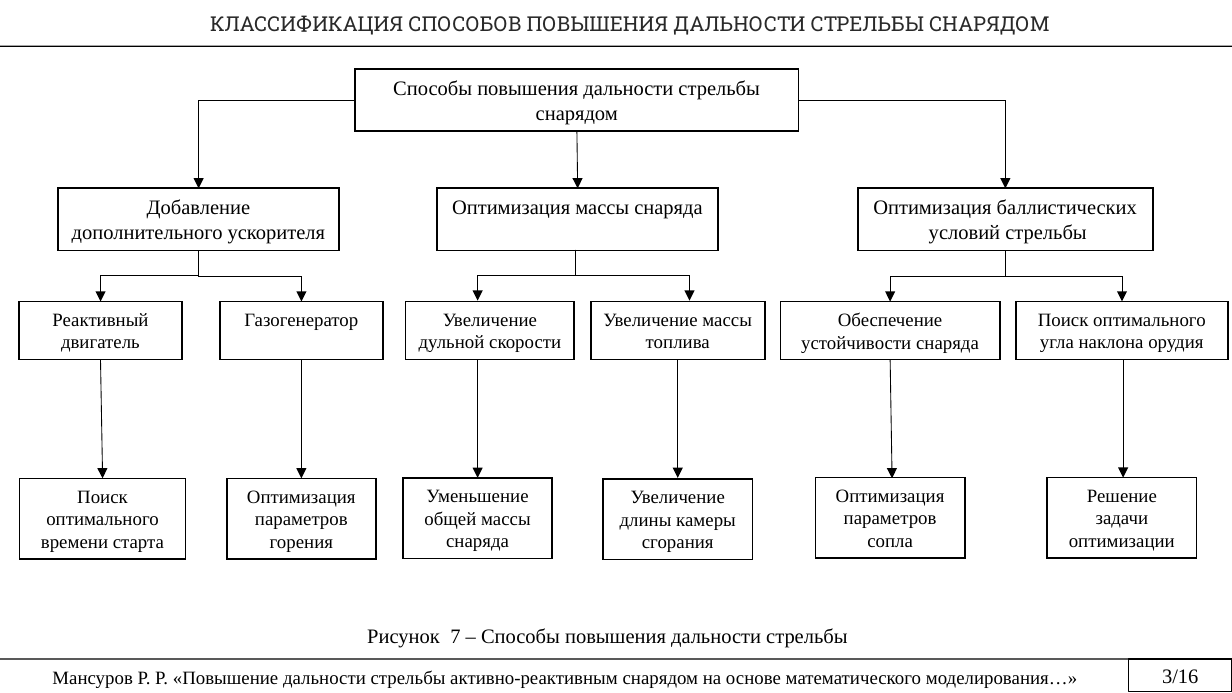
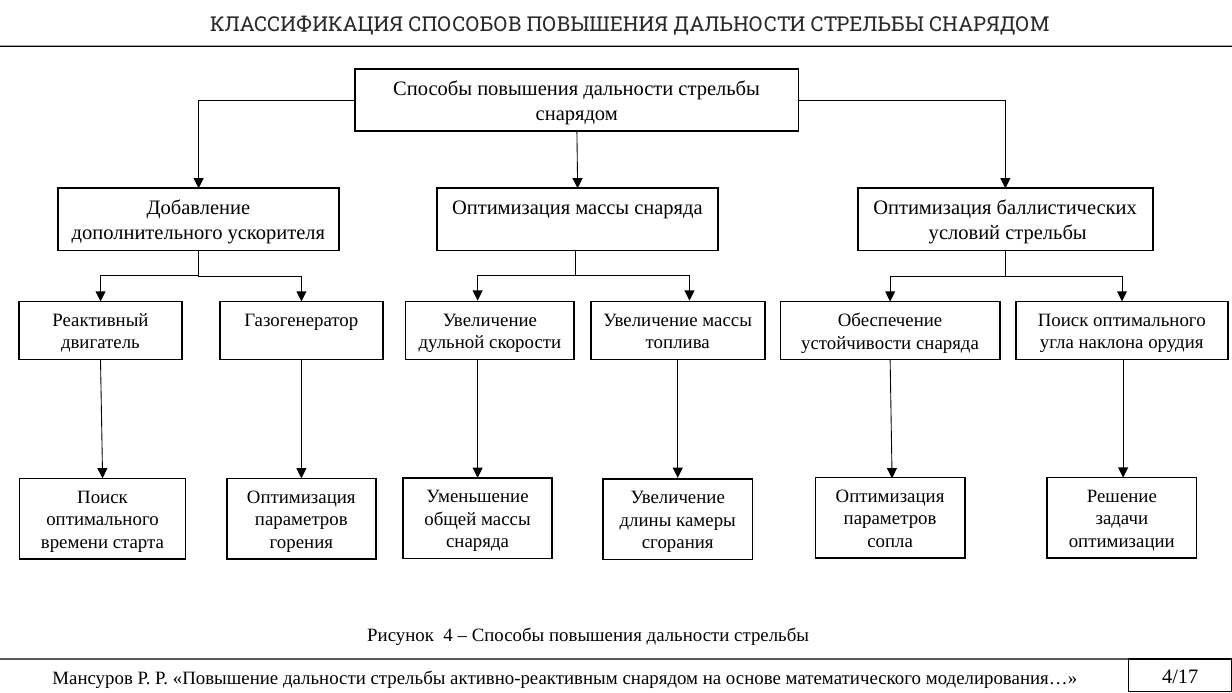
Before and after one commit to rustam-mansurov/cats, a slide deck: slide 4 of Мансуров Р.Р. — копия (2).pptx (slide 5 before the commit). Drawn at 1232x693 pixels with LibreOffice and Linux fonts; fonts in the diff are those of the drawing. Boxes give left, top, right and bottom in pixels: in the first picture for what was removed or moved away, otherwise in the second. Text is boxed around its words. In the diff, an @@ line names an element or a change of style, - is before the commit and + after.

```diff
--- a/Мансуров Р.Р. — копия (2).pptx
+++ b/Мансуров Р.Р. — копия (2).pptx
@@ text at box(367, 627, 809, 645): text changed; size 12 to 11 pt @@
-Рисунок 7 – Способы повышения дальности стрельбы
+Рисунок 4 – Способы повышения дальности стрельбы
@@ text in rectangle at box(1162, 669, 1198, 683): text changed @@
-3/16
+4/17
```
Also in this commit, not shown: 12 other slides changed, 1 slide added, 1 slide removed.
